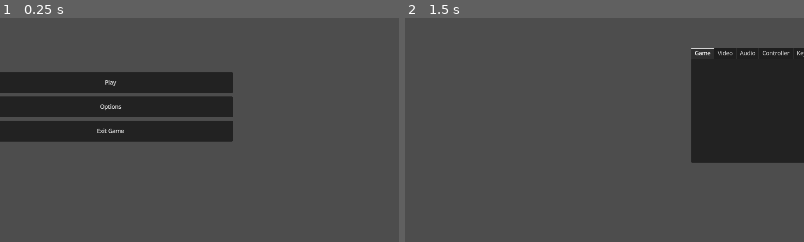
Above: before the commit, frames 1-2 (left to right).
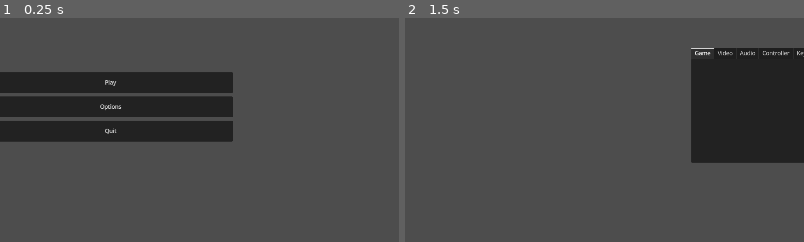
Above: after the commit, the same moments.

Repository: zhuzhile08/Project-Polearm
Game: Godot game, scene res://Interfaces/Interface.tscn
Same seed, same stepped clock (60 frames per second), same inputs: the game is played once before the commit and once after it. This scene is started directly instead of the project's main scene.
Inputs (mouse positions are % of the whole screen's width and height, from its top left):
- Up to frame 1 (0.25 s): no input
- Up to frame 2 (1.5 s): click "Options" at 0.5 s; tap Enter at 1.25 s; move the mouse to (72, 45) at 1.27 s; hold D (Move right) from 1.28 s (still down)
The pictures show only the part of the screen within x 6-56%, y 31-80%; the shares and areas given below are measured in that part.

The runs differ from the first frame. In frame 1, less than 0.1% of the frame differs, in the area x 24-32%, y 49-52%; in frame 2, nothing differs.

Commit message:
Refactor menu code

Diff:
--- /dev/null
+++ b/Common/Utility/Interfaces/GameMenuButton.gd
@@ -0,0 +1,21 @@
+extends PanelContainer
+class_name GameMenuButton
+
+@export var NAME : String
+
+@onready var button := $Button as Button
+
+signal buttonPressed
+
+
+func onButtonPressed() -> void:
+	buttonPressed.emit()
+
+
+func _ready() -> void: ### Change to _init if necessary
+	button.text = NAME
+	button.mouse_entered.connect(button.grab_focus)
+
+
+func _process(delta: float) -> void:
+	pass
--- /dev/null
+++ b/Common/Utility/Interfaces/GameMenuButton.tscn
@@ -0,0 +1,21 @@
+[gd_scene load_steps=2 format=3 uid="uid://cvhascqcllqq3"]
+
+[ext_resource type="Script" uid="uid://bhj5mmxvocun1" path="res://Common/Utility/Interfaces/GameMenuButton.gd" id="1_m8ua2"]
+
+[node name="MenuButton" type="PanelContainer"]
+anchors_preset = 15
+anchor_right = 1.0
+anchor_bottom = 1.0
+grow_horizontal = 2
+grow_vertical = 2
+script = ExtResource("1_m8ua2")
+
+[node name="MarginContainer" type="MarginContainer" parent="."]
+layout_mode = 2
+theme_override_constants/margin_top = 30
+theme_override_constants/margin_bottom = 30
+
+[node name="Button" type="Button" parent="."]
+layout_mode = 2
+
+[connection signal="pressed" from="Button" to="." method="onButtonPressed"]
--- /dev/null
+++ b/Common/Utility/Interfaces/MenuButtonManager.gd
@@ -0,0 +1,14 @@
+extends Control
+class_name MenuButtonManager
+
+@export var buttonContainer : BoxContainer
+
+
+# Called when the node enters the scene tree for the first time.
+func _ready() -> void:
+	pass # Replace with function body.
+
+
+# Called every frame. 'delta' is the elapsed time since the previous frame.
+func _process(delta: float) -> void:
+	pass
--- a/Interfaces/Menus/MainMenu/MainMenu.gd
+++ b/Interfaces/Menus/MainMenu/MainMenu.gd
@@ -1,25 +1,31 @@
 extends Control
 
-var pressToStart = false;
+@onready var optionsMenu := $Options as CenterContainer
+@onready var buttons := $Buttons as MenuButtonManager
+
+
+# Menu actions
+
+func playButtonPressed() -> void:
+	get_tree().change_scene_to_file("res://Stages/Main.tscn")
+
+func optionsButtonPressed() -> void:
+	buttons.hide()
+	optionsMenu.show()
+
+func quitButtonPressed() -> void:
+	get_tree().quit()
+
+func optionsMenuQuit() -> void:
+	optionsMenu.hide()
+	buttons.show()
+
+
+func DEBUG_setInitialVisibility():
+	for child in get_children():
+		child.hide()
+
+	$Buttons.show()
 
 func _ready() -> void:
-	for child in get_children():
-		child.hide()
-		$StartMenu.show()
-
-	# Connect buttons
-	connectHoverAndFocus(get_children())
-	child_entered_tree.connect(onChildAdded)
-
-func onChildAdded(node: Node):
-	if node is Button:
-		node.mouse_entered.connect(onButtonHover.bind(node))
-
-func connectHoverAndFocus(nodes: Array):
-	for node in nodes:
-		if node is Button:
-			node.mouse_entered.connect(onButtonHover.bind(node))
-		connectHoverAndFocus(node.get_children())
-
-func onButtonHover(button: Button):
-	button.grab_focus()
+	DEBUG_setInitialVisibility()
--- a/Interfaces/Menus/MainMenu/MainMenu.tscn
+++ b/Interfaces/Menus/MainMenu/MainMenu.tscn
@@ -1,8 +1,9 @@
-[gd_scene load_steps=4 format=3 uid="uid://cytx0bte25qd6"]
+[gd_scene load_steps=5 format=3 uid="uid://cytx0bte25qd6"]
 
 [ext_resource type="Script" uid="uid://cigxcb07i0bbg" path="res://Interfaces/Menus/MainMenu/MainMenu.gd" id="1_qbosr"]
-[ext_resource type="PackedScene" uid="uid://bvok7432m66tn" path="res://Interfaces/Menus/MenuParts/OptionsMenu.tscn" id="2_cublm"]
-[ext_resource type="PackedScene" uid="uid://b4wy4hjlacpr7" path="res://Interfaces/Menus/MenuParts/StartMenu.tscn" id="3_0vu78"]
+[ext_resource type="PackedScene" uid="uid://bvok7432m66tn" path="res://Interfaces/Menus/OptionsMenu/OptionsMenu.tscn" id="2_cublm"]
+[ext_resource type="Script" uid="uid://i74owx7lrrhn" path="res://Common/Utility/Interfaces/MenuButtonManager.gd" id="3_cublm"]
+[ext_resource type="PackedScene" uid="uid://cvhascqcllqq3" path="res://Common/Utility/Interfaces/GameMenuButton.tscn" id="4_cublm"]
 
 [node name="MainMenu" type="Control"]
 layout_mode = 3
@@ -13,8 +14,46 @@
 grow_vertical = 2
 script = ExtResource("1_qbosr")
 
-[node name="OptionsMenu" parent="." instance=ExtResource("2_cublm")]
+[node name="Options" parent="." instance=ExtResource("2_cublm")]
+visible = false
 layout_mode = 1
 
-[node name="StartMenu" parent="." instance=ExtResource("3_0vu78")]
+[node name="Buttons" type="Control" parent="." node_paths=PackedStringArray("buttonContainer")]
 layout_mode = 1
+anchors_preset = 15
+anchor_right = 1.0
+anchor_bottom = 1.0
+grow_horizontal = 2
+grow_vertical = 2
+script = ExtResource("3_cublm")
+buttonContainer = NodePath("StartOptions")
+metadata/_custom_type_script = "uid://i74owx7lrrhn"
+
+[node name="StartOptions" type="VBoxContainer" parent="Buttons"]
+layout_mode = 1
+anchors_preset = -1
+anchor_right = 1.0
+anchor_bottom = 1.0
+offset_left = 100.0
+offset_right = -1500.0
+offset_bottom = 9.0
+grow_horizontal = 2
+theme_override_constants/separation = 10
+alignment = 1
+
+[node name="Play" parent="Buttons/StartOptions" instance=ExtResource("4_cublm")]
+layout_mode = 2
+NAME = "Play"
+
+[node name="Options" parent="Buttons/StartOptions" instance=ExtResource("4_cublm")]
+layout_mode = 2
+NAME = "Options"
+
+[node name="Quit" parent="Buttons/StartOptions" instance=ExtResource("4_cublm")]
+layout_mode = 2
+NAME = "Quit"
+
+[connection signal="exitOptionsMenu" from="Options" to="." method="optionsMenuQuit"]
+[connection signal="buttonPressed" from="Buttons/StartOptions/Play" to="." method="playButtonPressed"]
+[connection signal="buttonPressed" from="Buttons/StartOptions/Options" to="." method="optionsButtonPressed"]
+[connection signal="buttonPressed" from="Buttons/StartOptions/Quit" to="." method="quitButtonPressed"]
--- /dev/null
+++ b/Interfaces/Menus/MainMenu/StartMenu.gd
@@ -0,0 +1,7 @@
+extends Control
+
+
+
+# PlayMenu Buttons
+
+# OptionsMenu Buttons
--- a/Interfaces/Menus/MenuParts/StartMenu.tscn
+++ b/Interfaces/Menus/MainMenu/StartMenu.tscn
@@ -1,6 +1,6 @@
 [gd_scene load_steps=2 format=3 uid="uid://b4wy4hjlacpr7"]
 
-[ext_resource type="Script" uid="uid://bm486ku37k4d6" path="res://Interfaces/Menus/MenuParts/StartMenu.gd" id="1_bvdbs"]
+[ext_resource type="Script" uid="uid://bm486ku37k4d6" path="res://Interfaces/Menus/MainMenu/StartMenu.gd" id="1_bvdbs"]
 
 [node name="StartMenu" type="Control"]
 layout_mode = 3
--- a/Interfaces/Menus/MenuParts/OptionsMenu.gd
+++ /dev/null
@@ -1,8 +0,0 @@
-extends Control
-
-func _process(delta: float) -> void:
-
-	# Return
-	if Input.is_action_pressed("Menu"):
-		$".".hide()
-		$"../StartMenu".show()
--- a/Interfaces/Menus/MenuParts/StartMenu.gd
+++ /dev/null
@@ -1,16 +0,0 @@
-extends Control
-
-# StartMenu Buttons
-func playButtonPressed() -> void:
-	get_tree().change_scene_to_file("res://Stages/Main.tscn")
-
-func optionsButtonPressed() -> void:
-	$".".hide()
-	$"../OptionsMenu".show()
-
-func exitGameButtonPressed() -> void:
-	get_tree().quit()
-
-# PlayMenu Buttons
-
-# OptionsMenu Buttons
--- /dev/null
+++ b/Interfaces/Menus/OptionsMenu/OptionsMenu.gd
@@ -0,0 +1,7 @@
+extends Control
+
+signal exitOptionsMenu
+
+func _process(delta: float) -> void:
+	if Input.is_action_pressed("ui_cancel"): # Exit options menu
+		exitOptionsMenu.emit()
--- a/Interfaces/Menus/MenuParts/OptionsMenu.tscn
+++ b/Interfaces/Menus/OptionsMenu/OptionsMenu.tscn
@@ -1,6 +1,6 @@
 [gd_scene load_steps=2 format=3 uid="uid://bvok7432m66tn"]
 
-[ext_resource type="Script" uid="uid://cmixmbcmk3vhg" path="res://Interfaces/Menus/MenuParts/OptionsMenu.gd" id="1_vbbs6"]
+[ext_resource type="Script" uid="uid://cmixmbcmk3vhg" path="res://Interfaces/Menus/OptionsMenu/OptionsMenu.gd" id="1_vbbs6"]
 
 [node name="OptionsMenu" type="CenterContainer"]
 anchors_preset = 15
--- a/project.godot
+++ b/project.godot
@@ -14,6 +14,11 @@
 run/main_scene="uid://bk4ac1gibgvig"
 config/features=PackedStringArray("4.4", "Forward Plus")
 config/icon="res://icon.svg"
+
+[autoload]
+
+IndieBlueprintObjectPoolManager="*res://addons/ninetailsrabbit.indie_blueprint_pool/src/object_pool_manager.gd"
+Signal_Debugger="*res://addons/SignalVisualizer/Debugger/SignalDebugger.gd"
 
 [display]
 
@@ -32,7 +37,7 @@
 
 [editor_plugins]
 
-enabled=PackedStringArray("res://addons/Asset_Drawer/plugin.cfg", "res://addons/script-ide/plugin.cfg")
+enabled=PackedStringArray("res://addons/Asset_Drawer/plugin.cfg", "res://addons/SignalVisualizer/plugin.cfg", "res://addons/ninetailsrabbit.indie_blueprint_pool/plugin.cfg", "res://addons/script-ide/plugin.cfg", "res://addons/slidergamepad/plugin.cfg")
 
 [gui]
 
Not shown, added: Common/Utility/Interfaces/GameMenuButton.gd.uid
Not shown, added: Common/Utility/Interfaces/MenuButtonManager.gd.uid
Renamed: Interfaces/Menus/MenuParts/StartMenu.gd.uid -> Interfaces/Menus/MainMenu/StartMenu.gd.uid
Renamed: Interfaces/Menus/MenuParts/OptionsMenu.gd.uid -> Interfaces/Menus/OptionsMenu/OptionsMenu.gd.uid
